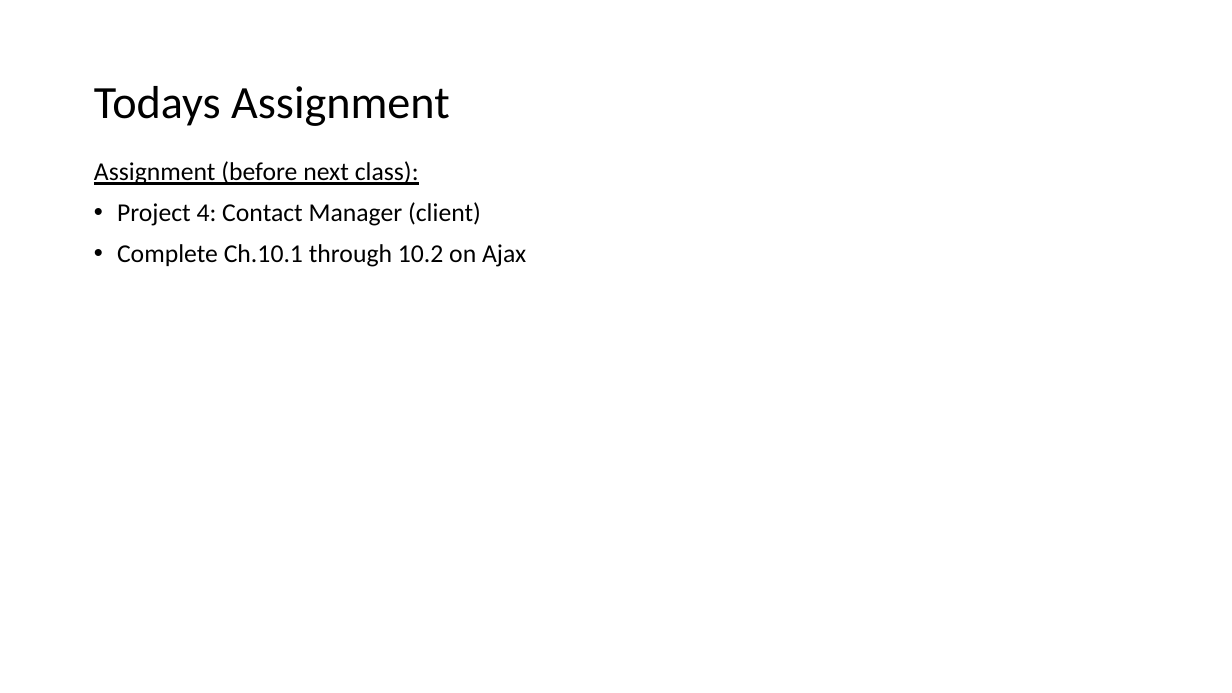
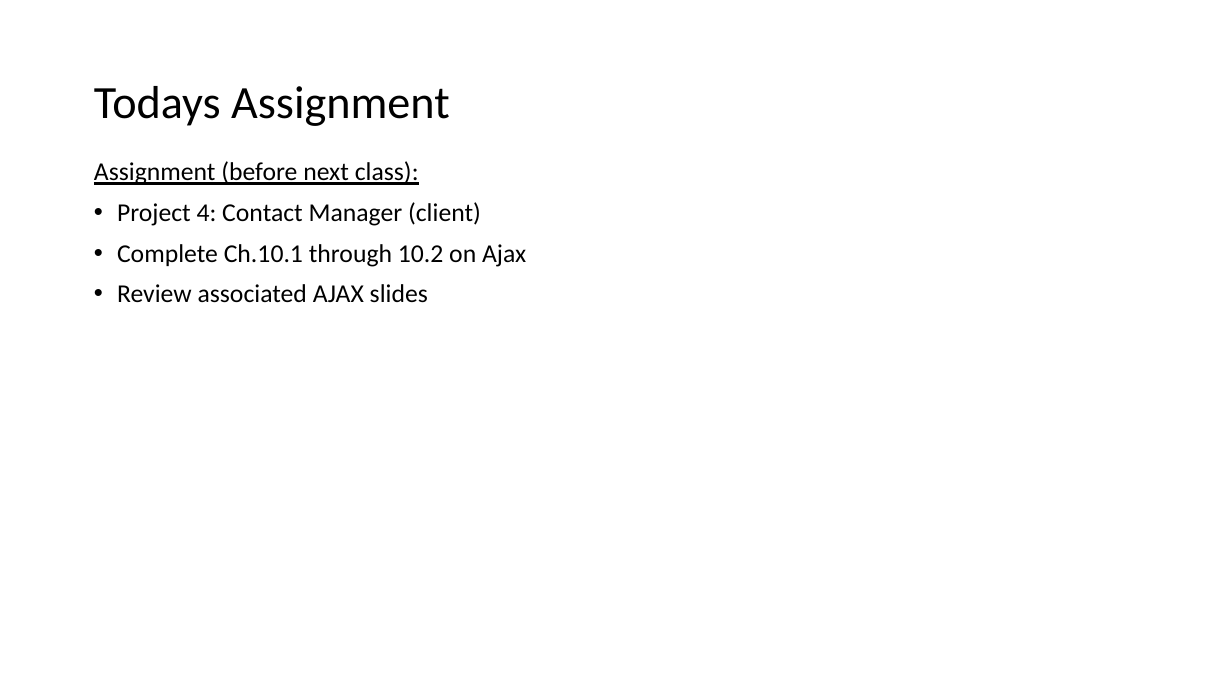
Before and after one commit to EricJPogue/www-epogue-info, a slide deck: slide 5 of CPSC-24700/Presentations/session-25.pptx. Drawn at 1232x693 pixels with LibreOffice and Linux fonts; fonts in the diff are those of the drawing. Boxes give left, top, right and bottom in pixels: in the first picture for what was removed or moved away, otherwise in the second. Text is boxed around its words. In the diff, an @@ line names an element or a change of style, - is before the commit and + after.

```diff
--- a/CPSC-24700/Presentations/session-25.pptx
+++ b/CPSC-24700/Presentations/session-25.pptx
@@ text at [117,284,428,303]: paragraph added @@
+• Review associated AJAX slides
```
Also in this commit, not shown: 2 other files.
